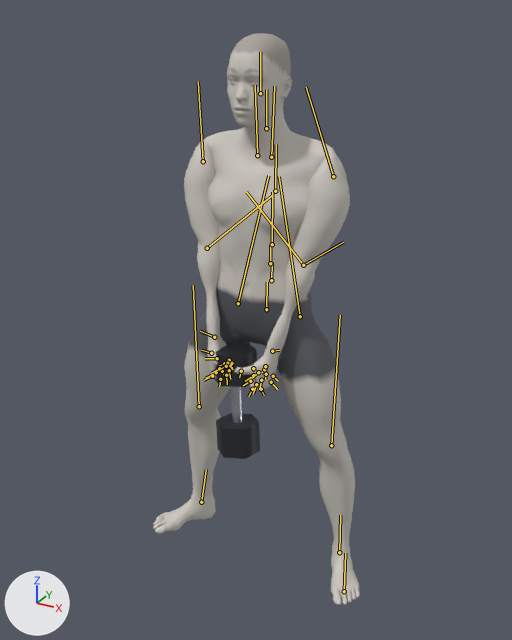
One commit to the glTF model exports/dumbbell-sumo-deadlift.glb: the scene before it, then after it.
Both versions are drawn from a 50 mm lens placed at (0.982, -1.873, 1.839), pointed at (-0.005, -0.078, 0.941). Every picture has the same lights, and +X, +Y and +Z are marked at lower left. The picture after the commit comes second. Both versions are drawn at frame 0 of the action 'dumbbell-sumo-deadlift'; the numbers are the values there. The bones that change, and the others that lie on the model, are drawn over the model as lines.
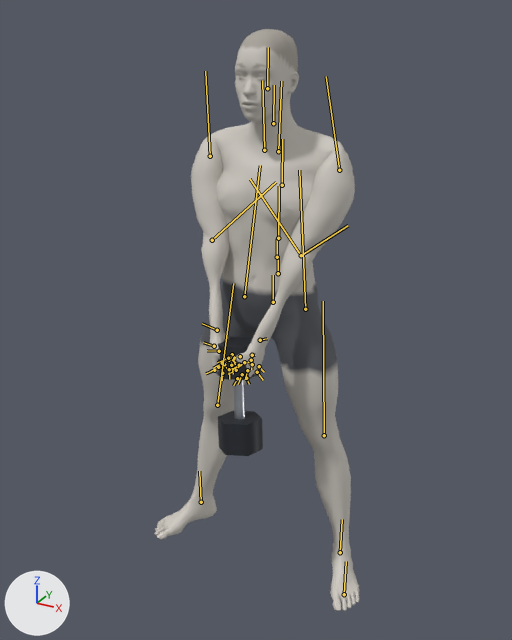
ob_dbr_right is not drawn itself; it is the parent of ob_mesh_1, ob_mesh_2, ob_mesh_3.

Location of each change, [x1, y1, x2, y2] in pixels of the pictures (512 x 640 px):
'Mesh_0', posed: before [153, 33, 360, 605]; after [154, 29, 359, 611]
'Mesh_3', posed: before [216, 413, 260, 459]; after [218, 411, 263, 456]
'Mesh_2', posed: before [214, 343, 257, 387]; after [216, 337, 261, 380]
'Mesh_1', posed: before [231, 387, 242, 423]; after [233, 380, 245, 419]
bone 'pelvis', root to tip: before (266, 309) to (267, 282); after (273, 302) to (273, 275)
bone 'upperarm_l', root to tip: before (333, 176) to (306, 87); after (339, 170) to (326, 76)
bone 'hand_l', root to tip: before (272, 351) to (279, 350); after (260, 340) to (267, 338)
bone 'upperarm_r', root to tip: before (203, 161) to (198, 81); after (210, 156) to (205, 71)
bone 'hand_r', root to tip: before (214, 337) to (200, 331); after (217, 330) to (202, 323)
bone 'thigh_l', root to tip: before (300, 316) to (279, 176); after (305, 309) to (299, 170)
bone 'calf_l', root to tip: before (331, 445) to (340, 315); after (324, 435) to (323, 301)
bone 'foot_l', root to tip: before (339, 552) to (340, 515); after (340, 552) to (342, 519)
bone 'thigh_r', root to tip: before (238, 303) to (268, 175); after (244, 296) to (260, 165)
bone 'calf_r', root to tip: before (199, 406) to (193, 285); after (217, 405) to (233, 283)
bone 'foot_r', root to tip: before (201, 502) to (206, 469); after (201, 502) to (199, 471)

The change in detail:
Bone 'pelvis' (bone_pelvis) moves from (0.012, -0.023, 0.0) to (-0.032, -0.013, 0.0).
Bone 'upperarm_l' (bone_upperarm_l) turns from (-24, -123, 0) to (-16, -121, 1) degrees about its own x, y and z.
Bone 'hand_l' (bone_hand_l) turns from (15, 124, 119) to (-159, 53, -57) degrees about its own x, y and z.
Bone 'upperarm_r' (bone_upperarm_r) turns from (24, 123, 0) to (16, 121, 1) degrees about its own x, y and z.
Bone 'hand_r' (bone_hand_r) turns from (-15, -124, 119) to (159, -53, -57) degrees about its own x, y and z.
Bone 'thigh_l' (bone_thigh_l) turns from (15, 31, 12) to (7, 33, 7) degrees about its own x, y and z.
Bone 'calf_l' (bone_calf_l) turns from (-9, 1, -11) to (-2, 0, 2) degrees about its own x, y and z.
Bone 'foot_l' (bone_foot_l) turns from (0, -6, 10) to (-1, -5, -8) degrees about its own x, y and z.
Bone 'thigh_r' (bone_thigh_r) turns from (-15, -31, 12) to (-7, -33, 7) degrees about its own x, y and z.
Bone 'calf_r' (bone_calf_r) turns from (9, -1, -11) to (2, 0, 2) degrees about its own x, y and z.
Bone 'foot_r' (bone_foot_r) turns from (0, 6, 10) to (1, 5, -8) degrees about its own x, y and z.
